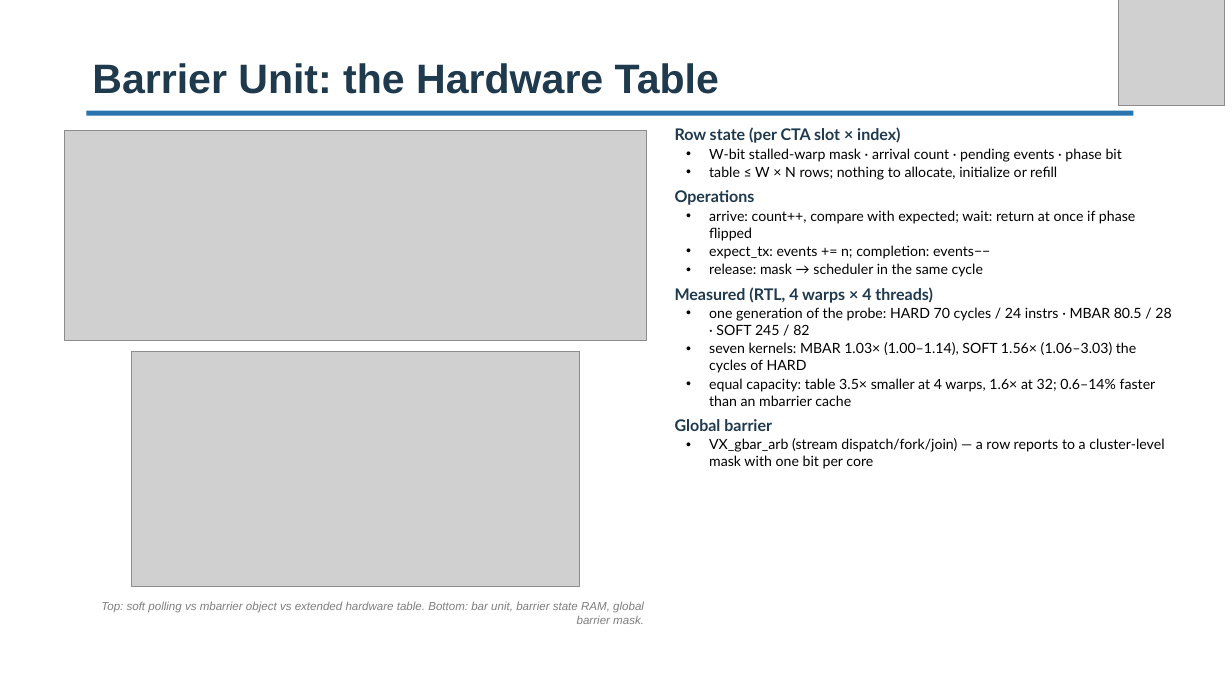
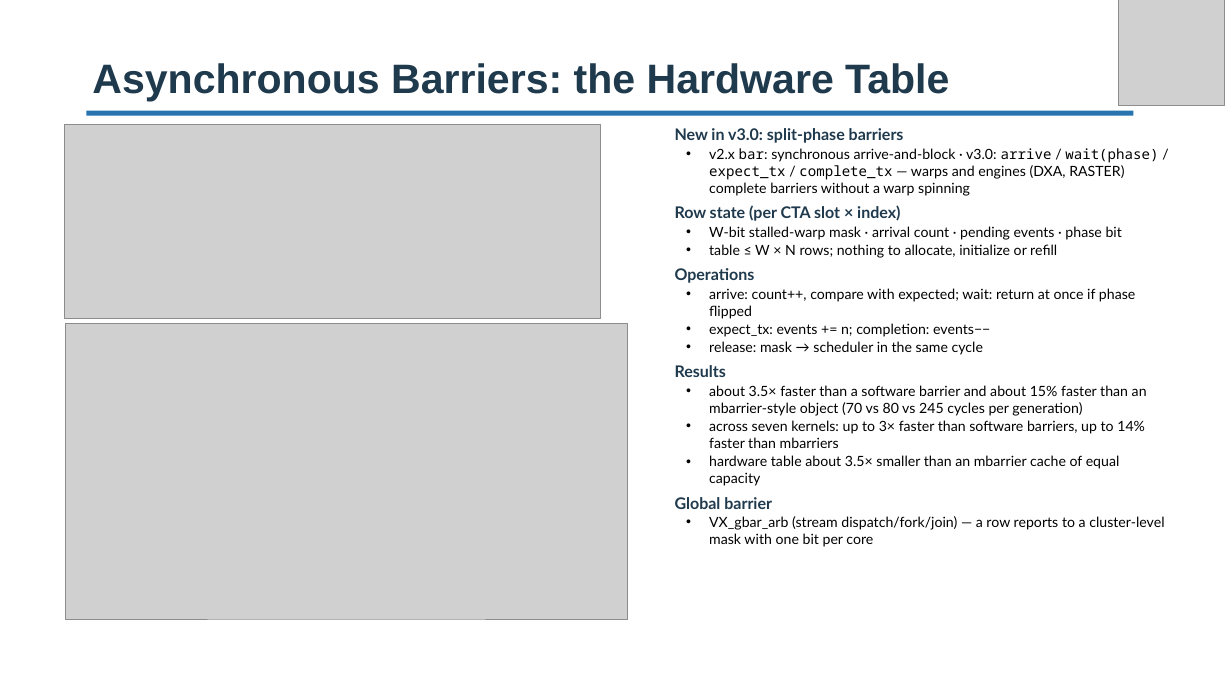
Before and after one commit to vortexgpgpu/vortex_tutorials, a slide deck: slide 14 of Slides_MICRO59/2.vortex_v3_architecture.pptx (slide 15 before the commit). Drawn at 1232x693 pixels with LibreOffice and Linux fonts; fonts in the diff are those of the drawing; grey boxes stand for pictures; background and template pictures are left out. Boxes give left, top, right and bottom in pixels: in the first picture for what was removed or moved away, otherwise in the second. Text is boxed around its words. In the diff, an @@ line names an element or a change of style, - is before the commit and + after.

```diff
--- a/Slides_MICRO59/2.vortex_v3_architecture.pptx
+++ b/Slides_MICRO59/2.vortex_v3_architecture.pptx
@@ title at [92,63,949,101]: text changed @@
-Barrier Unit: the Hardware Table
+Asynchronous Barriers: the Hardware Table
@@ picture: place and size @@
-picture at [65,130,647,341]
+picture at [65,125,601,319]
@@ text at [675,128,1158,196]: paragraphs added @@
+New in v3.0: split-phase barriers
+  • v2.x bar: synchronous arrive-and-block · v3.0: arrive / wait(phase) / expect_tx / complete_tx — warps and engines (DXA, RASTER) complete barriers without a warp spinning
@@ picture: place and size @@
-picture at [131,351,579,587]
+picture at [66,323,628,619]
@@ text at [675,365,1147,486]: text changed @@
-Measured (RTL, 4 warps × 4 threads)
-  • one generation of the probe: HARD 70 cycles / 24 instrs · MBAR 80.5 / 28 · SOFT 245 / 82
-  • seven kernels: MBAR 1.03× (1.00–1.14), SOFT 1.56× (1.06–3.03) the cycles of HARD
-  • equal capacity: table 3.5× smaller at 4 warps, 1.6× at 32; 0.6–14% faster than an mbarrier cache
+Results
+  • about 3.5× faster than a software barrier and about 15% faster than an mbarrier-style object (70 vs 80 vs 245 cycles per generation)
+  • across seven kernels: up to 3× faster than software barriers, up to 14% faster than mbarriers
+  • hardware table about 3.5× smaller than an mbarrier cache of equal capacity
@@ text removed at [101,601,644,624] @@
-Top: soft polling vs mbarrier object vs extended hardware table. Bottom: bar unit, barrier state RAM, global barrier mask.
```
Also in this commit, not shown: 15 other slides changed, 3 slides added, 4 slides removed, 4 other files.
